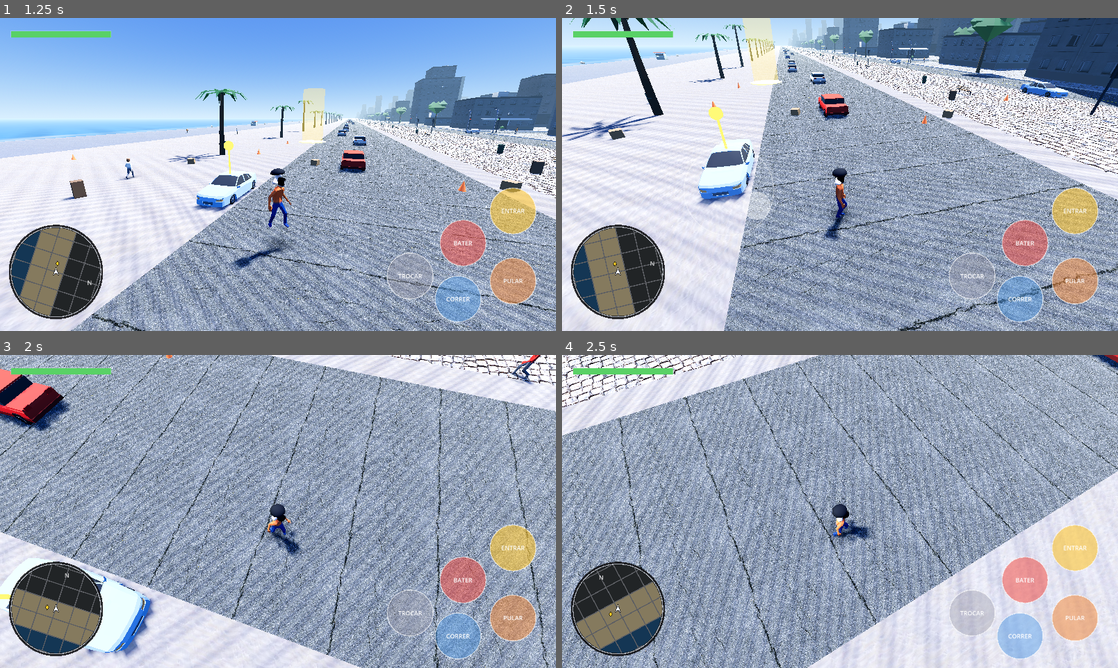
Above: before the commit, frames 1-4 (two rows, left to right).
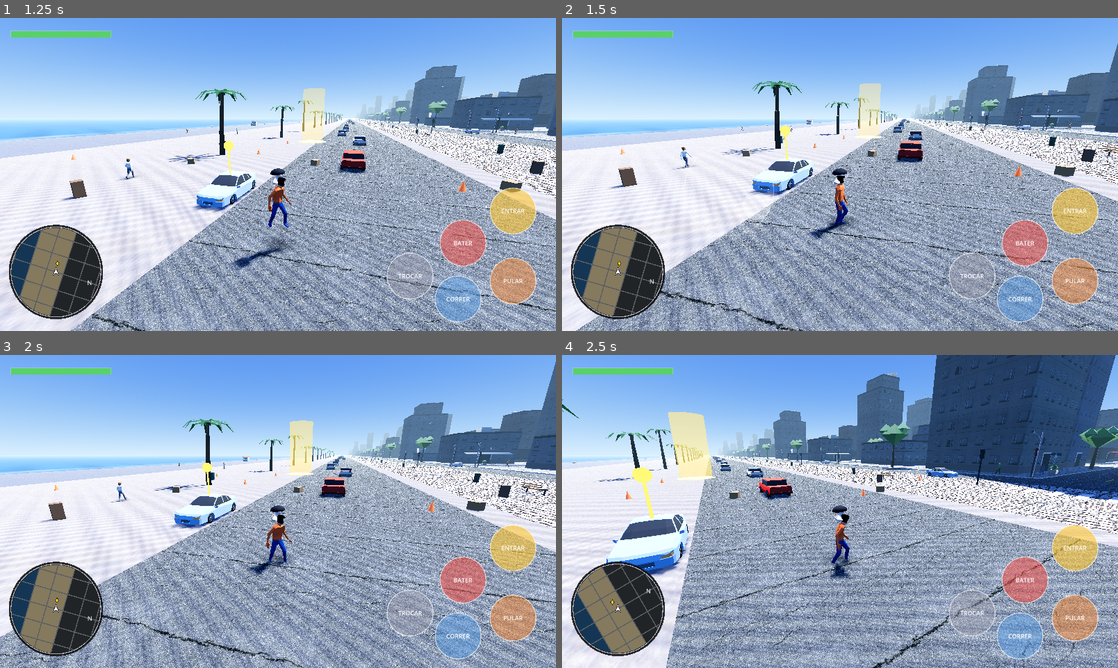
Above: after the commit, the same moments.

Repository: Kkrr18/carioca
Game: Godot game, scene res://scenes/main.tscn
The game is run twice, just before and just after one commit, with the same random seed, the same clock (stepped at 60 frames per second) and the same inputs.
Inputs (mouse positions are in pixels of both pictures, inside the frame that each line leads up to):
- Up to frame 1 (1.25 s): tap Enter at 0.5 s; move the mouse to (400, 158) at 0.52 s; hold Right from 0.53 s (still down); hold Shift from 0.53 s (still down); click (400, 158) at 0.67 s; tap Space at 0.77 s
- Up to frame 2 (1.5 s): release Right at 1.25 s; release Shift at 1.25 s; drag from (728, 190) to (812, 237) at 1.27 s
- Up to frame 3 (2 s): no input
- Up to frame 4 (2.5 s): move the mouse to (895, 442) at 2.02 s; hold Right from 2.03 s (still down); hold Shift from 2.03 s (still down)

Frame 1 is identical in both runs. In frame 2, 71% of the frame differs, in the area x 0-100%, y 0-100%; in frame 3, 83%; in frame 4, 86%.

Commit message:
Toque: segundo dedo na metade esquerda nao vira mais o olhar da camera

Diff:
--- a/scripts/ui/touch_controls.gd
+++ b/scripts/ui/touch_controls.gd
@@ -299,7 +299,11 @@
 		_stick_origin = pos
 		stick_vec = Vector2.ZERO
 		queue_redraw()
-	elif _look_index == NONE:
+	elif pos.x >= vs.x * 0.5 and _look_index == NONE:
+		# A camera e so na metade direita. Um segundo toque na metade esquerda
+		# (regrip do polegar no joystick, palma encostando na tela) nunca vira
+		# olhar — era o que fazia a camera girar sozinha ao usar o analogico e
+		# a camera ao mesmo tempo. Dedos alem de joystick + olhar sao ignorados.
 		_look_index = index
 
 
